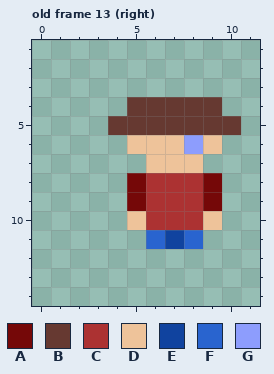
Pixel-art file -- game/assets/aseprite/player/player.aseprite. The picture above is the old version.
16x16 pixels, 61 frames. Shown: old frame 13 (right): x 0..11, y 1..14. The commit also changed other frames, which this record leaves out.
Palette (. is transparent): A #750808  B #663931  C #ac3232  D #eec39a  E #10439f  F #2964cf  G #8d9dfd
Pixels before, old frame 13 (right), first column x 4:
 4 .BBBBB.
 5 BBBBBBB
 6 .DDDGD.
 7 ..DDD..
 8 .ACCCA.
 9 .ACCCA.
10 .DCCCD.
11 ..FEF..
The result:
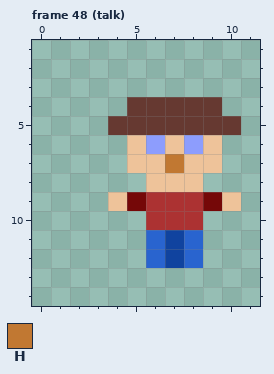
Colours new in this view: H #c17832
A new or re-ordered frame is compared with the old frame closest to it.
Diff:
{"change": "frames re-ordered"}
{"where": "frame 48 (talk) against old frame 13 (right)"}
{"frame":48,"y":6,"x":6,"old":"D","new":"G"}
{"frame":48,"y":7,"x":5,"old":".","new":"D"}
{"frame":48,"y":7,"x":7,"old":"D","new":"H"}
{"frame":48,"y":7,"x":9,"old":".","new":"D"}
{"frame":48,"y":8,"x":5,"old":"ACCCA","new":".DDD."}
{"frame":48,"y":9,"x":4,"old":".","new":"D"}
{"frame":48,"y":9,"x":10,"old":".","new":"D"}
{"frame":48,"y":10,"x":5,"old":"D","new":"."}
{"frame":48,"y":10,"x":9,"old":"D","new":"."}
{"frame":48,"y":12,"x":6,"old":"...","new":"FEF"}
